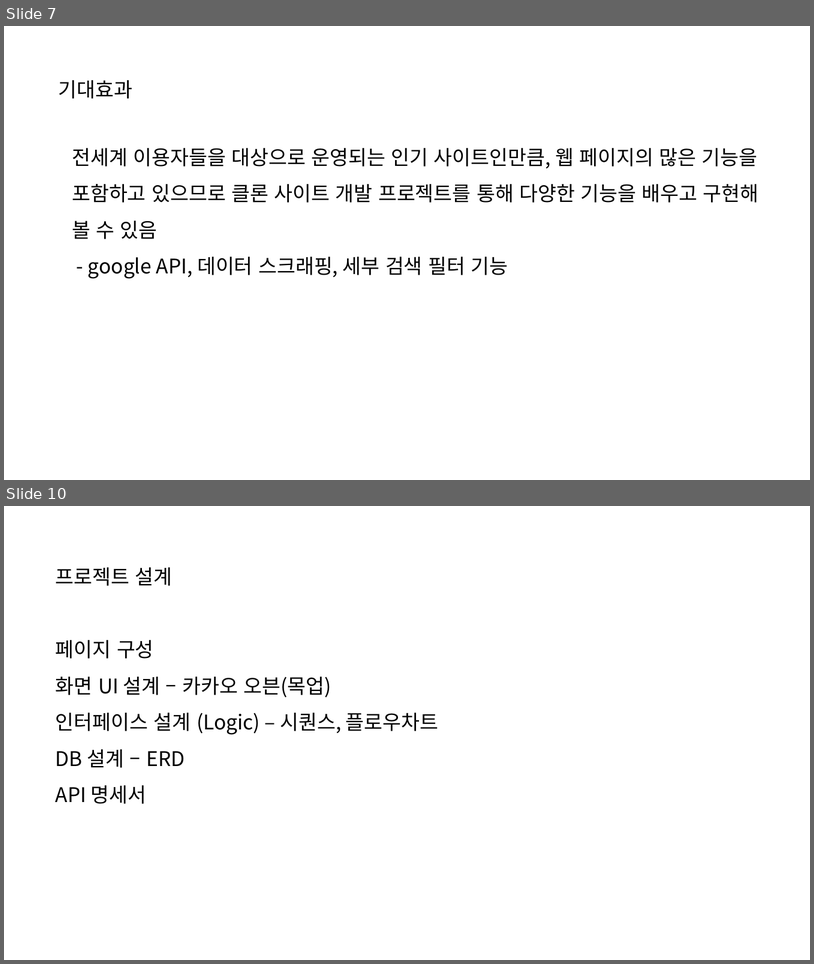
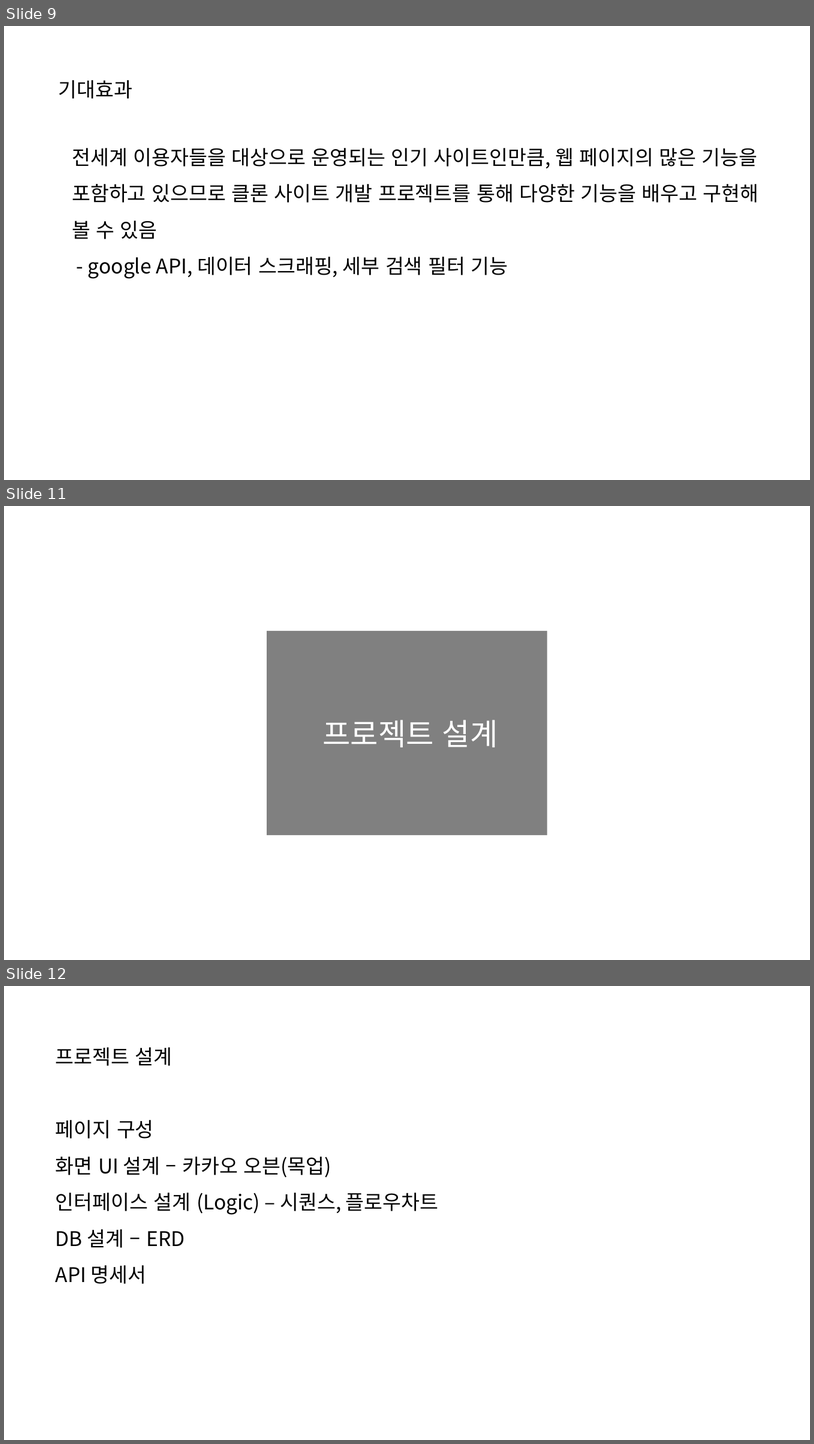
Before and after one commit to bomiiisong/Airbnb, a slide deck: presentation_template.pptx. Shown one above the other, each under a label of ours: slides 7 and 10 before the commit, slides 9, 11 and 12 after it; the slides between them are not shown. The pictures are 814x964 and 814x1444 pixels, drawn with LibreOffice and Linux fonts; fonts in the diff are those of the drawing. Boxes give left, top, right and bottom in pixels: in the first picture for what was removed or moved away, otherwise in the second. Text is boxed around its words. In the diff, an @@ line names an element or a change of style, - is before the commit and + after.

```diff
--- a/presentation_template.pptx
+++ b/presentation_template.pptx
@@ slide 11 added at bbox=[4, 506, 810, 960], background #FFFFFF @@
@@ rectangle added at bbox=[267, 631, 548, 835], fill #808080, 36 pt, text #FFFFFF @@
+프로젝트 설계
@@ what was slide 7 is now slide 9 @@
@@ what was slide 10 is now slide 12 @@
```
Also in this commit, not shown: 6 slides changed, 4 other slides added.
